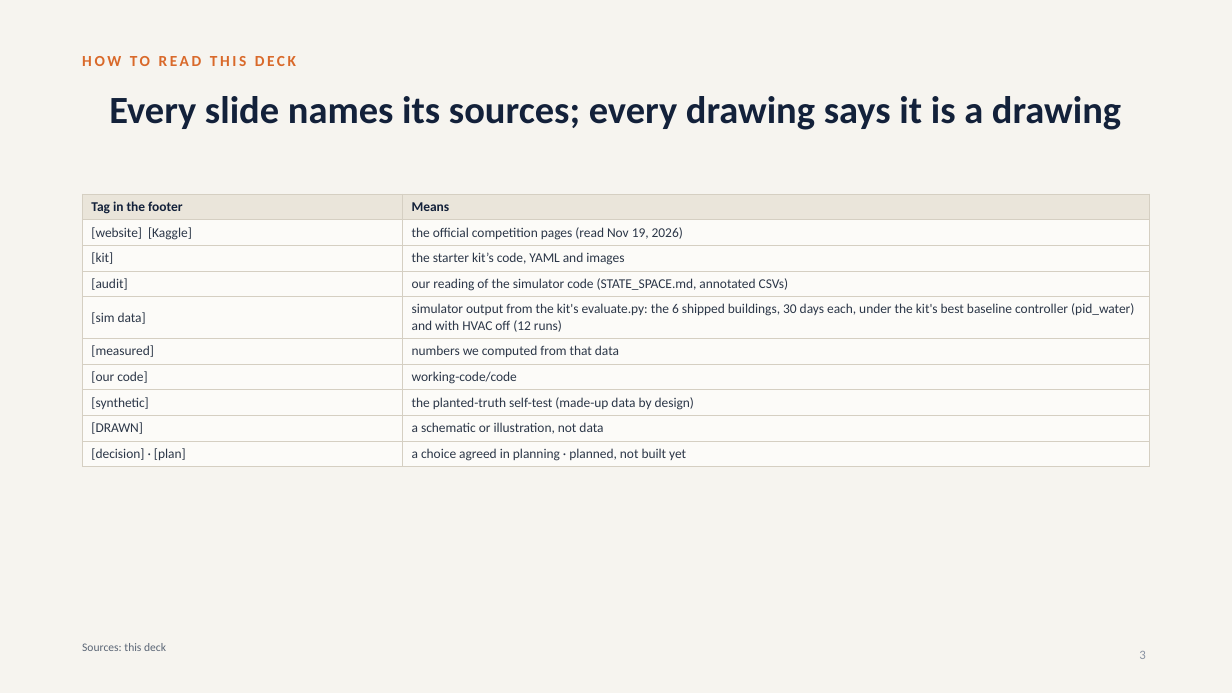
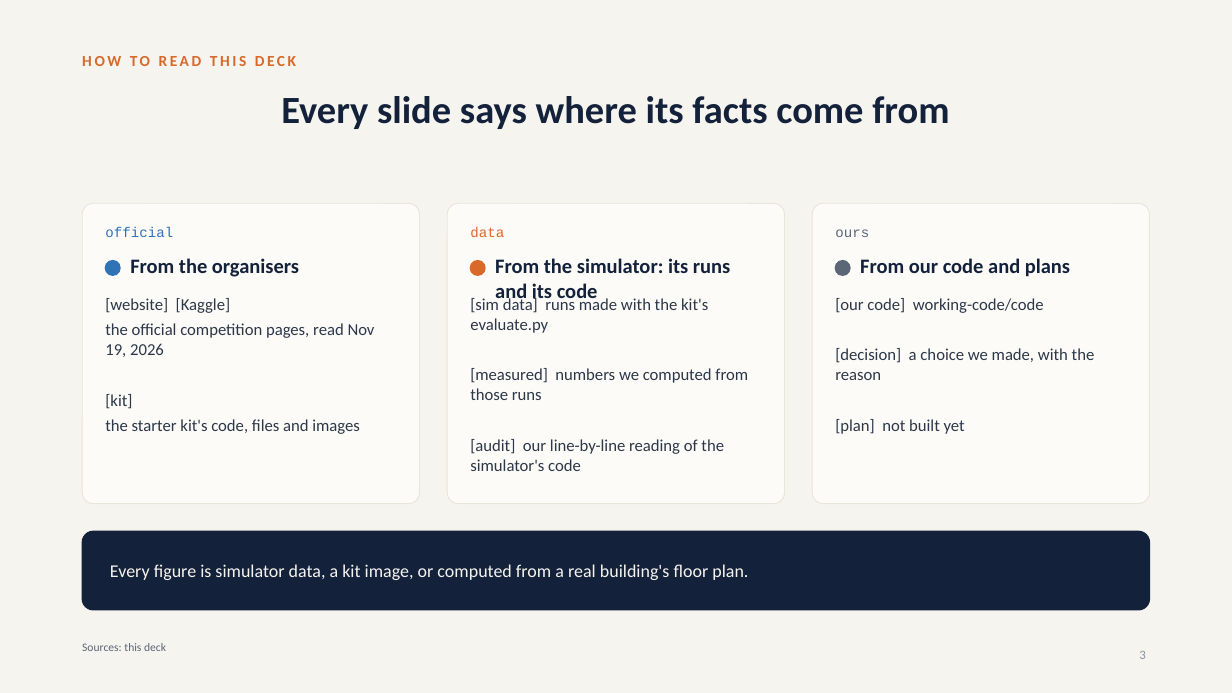
Before and after one commit to srivathsanb14/working-code, a slide deck: slide 3 of docs/One_Controller_for_Every_Building.pptx. Drawn at 1232x693 pixels with LibreOffice and Linux fonts; fonts in the diff are those of the drawing. Boxes give left, top, right and bottom in pixels: in the first picture for what was removed or moved away, otherwise in the second. Text is boxed around its words. In the diff, an @@ line names an element or a change of style, - is before the commit and + after.

```diff
--- a/docs/One_Controller_for_Every_Building.pptx
+++ b/docs/One_Controller_for_Every_Building.pptx
@@ title at [281,96,949,129]: text changed @@
-Every slide names its sources; every drawing says it is a drawing
+Every slide says where its facts come from
@@ table removed at [82,194,1150,465], 10 rows, 2 columns @@
-Tag in the footer | Means
-[website] [Kaggle] | the official competition pages (read Nov 19, 2026)
-[kit] | the starter kit’s code, YAML and images
-[audit] | our reading of the simulator code (STATE_SPACE.md, annotated CSVs)
-[sim data] | simulator output from the kit's evaluate.py: the 6 shipped buildings, 30 days each, under the kit's best baseline controller (pid_water) and with HVAC off (12 runs)
-[measured] | numbers we computed from that data
-[our code] | working-code/code
-[synthetic] | the planted-truth self-test (made-up data by design)
-[DRAWN] | a schematic or illustration, not data
-[decision] · [plan] | a choice agreed in planning · planned, not built yet
@@ rounded rectangle added at [82,203,420,504], fill #FCFBF8, outline #EAE5DA 0.75 pt @@
@@ rounded rectangle added at [447,203,785,504], fill #FCFBF8, outline #EAE5DA 0.75 pt @@
@@ rounded rectangle added at [812,203,1150,504], fill #FCFBF8, outline #EAE5DA 0.75 pt @@
@@ text added at [105,227,173,237], 11 pt, text #2F72B5 @@
+official
@@ text added at [470,227,504,237], 11 pt, text #D9692A @@
+data
@@ text added at [835,229,869,237], 11 pt, text #5B6676 @@
+ours
@@ ellipse added at [105,261,120,275], fill #2F72B5, outline #2F72B5 1 pt @@
@@ text added at [130,258,299,277], 16 pt, text #13213A, bold @@
+From the organisers
@@ ellipse added at [470,261,485,275], fill #D9692A, outline #D9692A 1 pt @@
@@ text added at [495,258,730,304], 16 pt, text #13213A, bold @@
+From the simulator: its runs and its code
@@ ellipse added at [836,261,850,275], fill #5B6676, outline #5B6676 1 pt @@
@@ text added at [860,258,1070,277], 16 pt, text #13213A, bold @@
+From our code and plans
@@ text added at [105,298,375,434], 13 pt, text #2C3748 @@
+[website] [Kaggle]
+the official competition pages, read Nov 19, 2026
+[kit]
+the starter kit's code, files and images
@@ text added at [470,297,748,471], 13 pt, text #2C3748 @@
+[sim data] runs made with the kit's evaluate.py
+[measured] numbers we computed from those runs
+[audit] our line-by-line reading of the simulator's code
@@ text added at [835,298,1095,434], 13 pt, text #2C3748 @@
+[our code] working-code/code
+[decision] a choice we made, with the reason
+[plan] not built yet
@@ rounded rectangle added at [82,531,1150,610], fill #13213A, outline #13213A 1 pt @@
@@ text added at [110,564,748,580], 14 pt, text #F6F4EF @@
+Every figure is simulator data, a kit image, or computed from a real building's floor plan.
```
Also in this commit, not shown: 72 other slides changed, 44 slides added, 13 slides removed, 40 other files.
